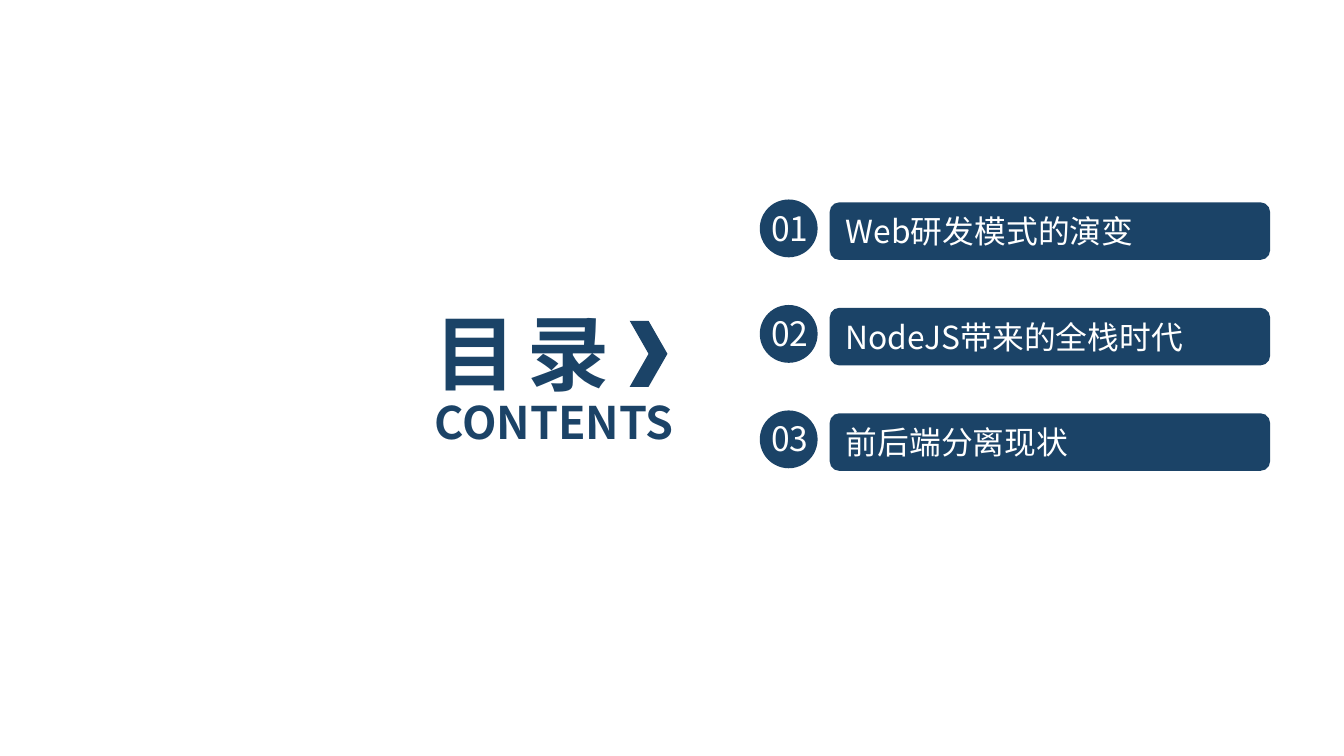
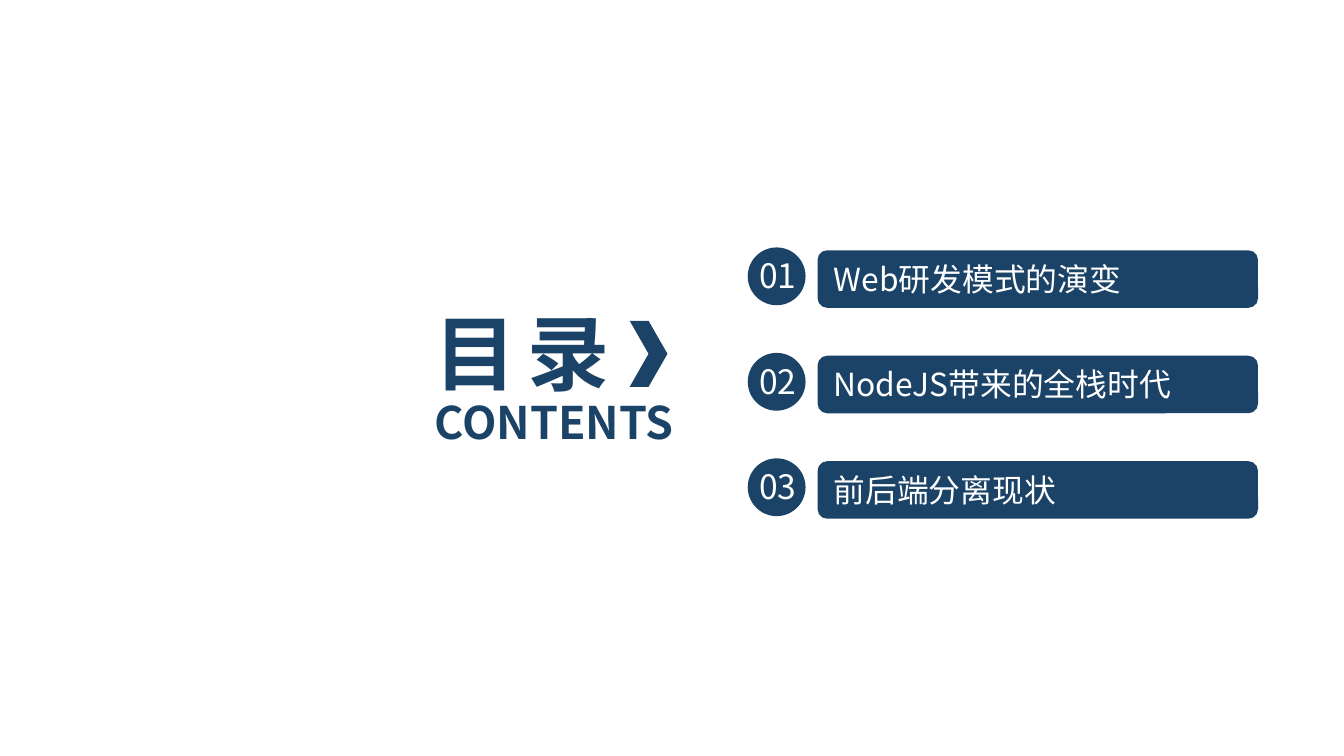
Before and after one commit to Hopingocean/Blog, a slide deck: slide 2 of 前后端分离了吗.pptx. Drawn at 1344x756 pixels with LibreOffice and Linux fonts; fonts in the diff are those of the drawing; background and template pictures are left out. Boxes give left, top, right and bottom in pixels: in the first picture for what was removed or moved away, otherwise in the second. Text is boxed around its words. In the diff, an @@ line names an element or a change of style, - is before the commit and + after.

```diff
--- a/前后端分离了吗.pptx
+++ b/前后端分离了吗.pptx
@@ rounded rectangle "Web研发模式的演变": place and size @@
-rounded rectangle "Web研发模式的演变" at [829,203,1270,261]
+rounded rectangle "Web研发模式的演变" at [817,250,1258,308]
@@ 3 texts, 3 ellipses, 1 rounded rectangle: place and size @@
-3 texts, 3 ellipses, 1 rounded rectangle at [759,199,1270,468]
+3 texts, 3 ellipses, 1 rounded rectangle at [747,247,1258,516]
@@ rounded rectangle "前后端分离现状": place and size @@
-rounded rectangle "前后端分离现状" at [829,414,1270,472]
+rounded rectangle "前后端分离现状" at [817,461,1258,519]
```
Also in this commit, not shown: 1 slide added.
